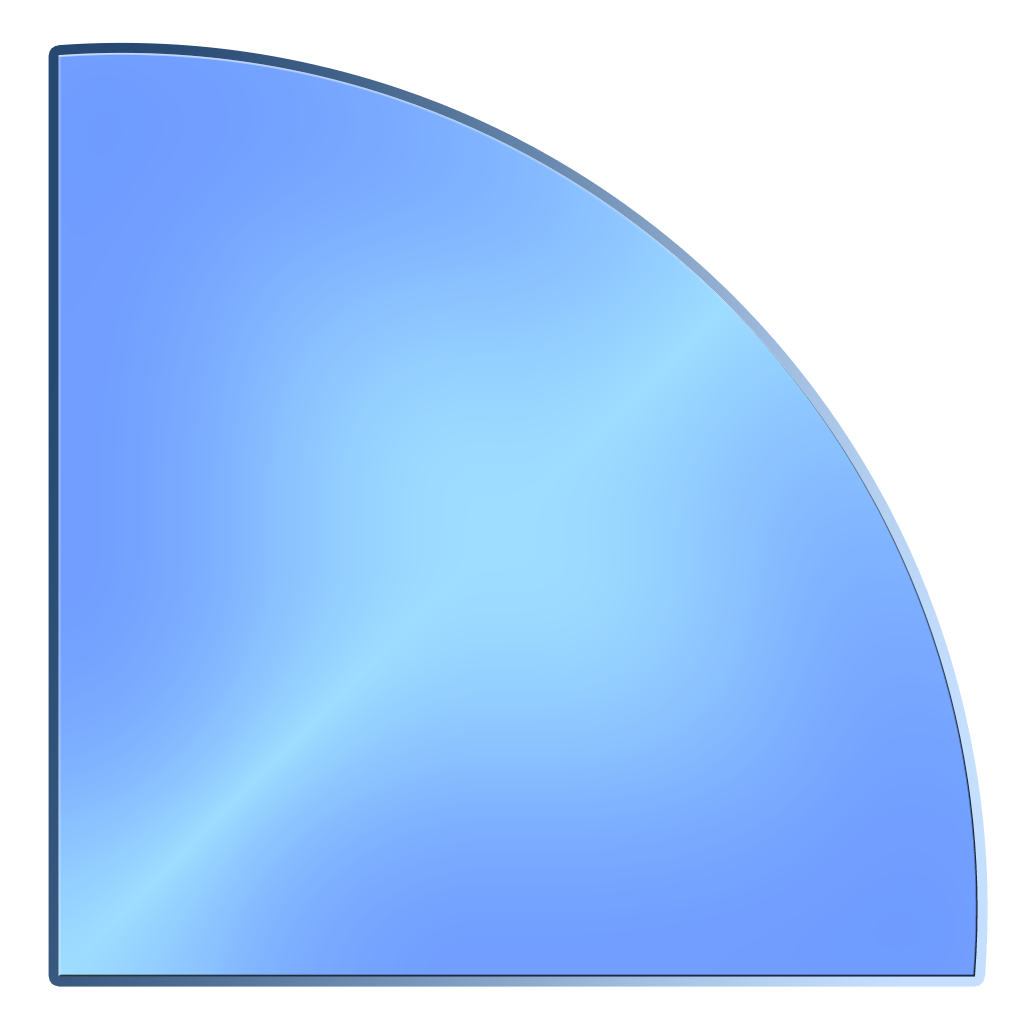
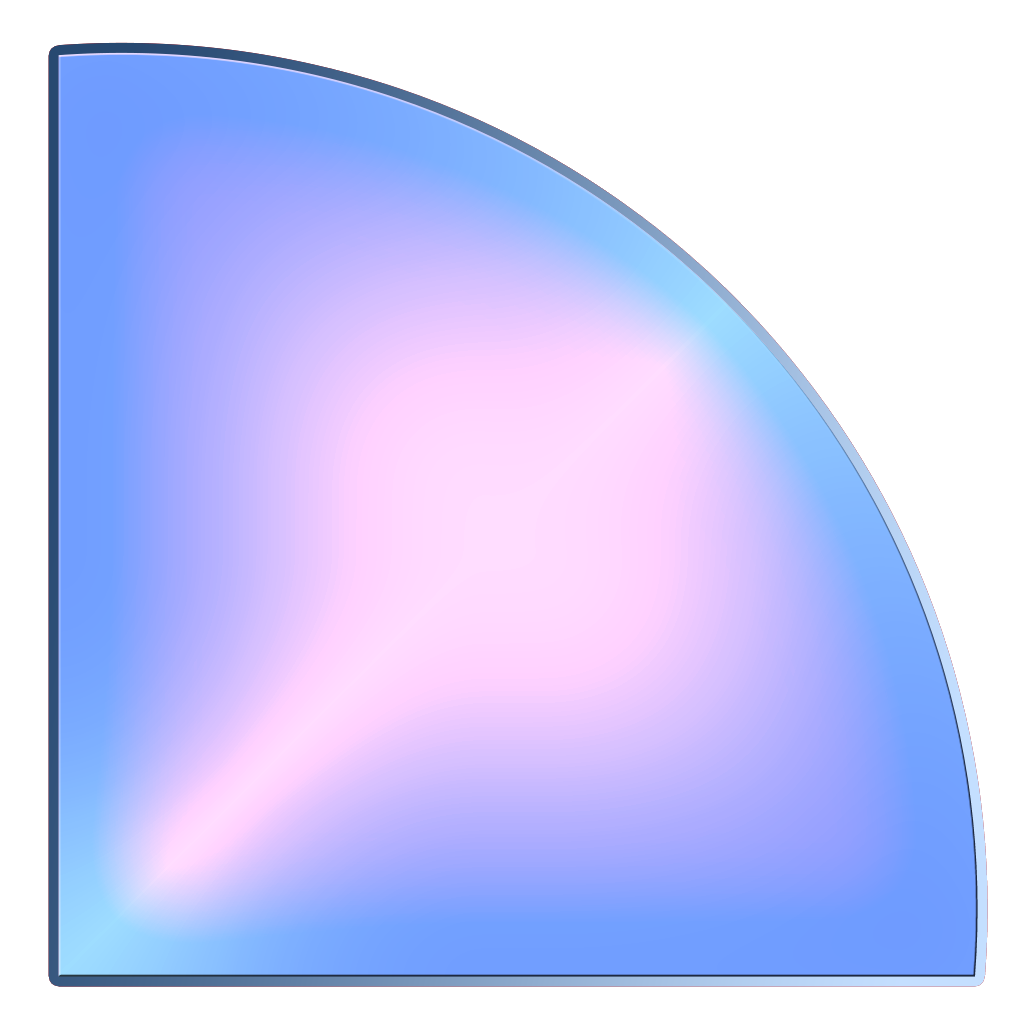
Two versions of the same layered image (w=1024, h=1024). Layer-by-layer changes:
removed layer "Shape 6 copy 2" (was overlay) over [left=58, top=52, right=978, bottom=977]
removed layer "Shape 6" over [left=58, top=52, right=978, bottom=977]
added layer "Layer 1 copy 2" (overlay) above "Layer 1 copy" over [left=58, top=52, right=978, bottom=977]
added layer "Layer 1 copy" (luminosity) above "Layer 1" over [left=58, top=52, right=978, bottom=977]
added layer "Layer 1" above "Layer 0" over [left=58, top=52, right=978, bottom=977]
